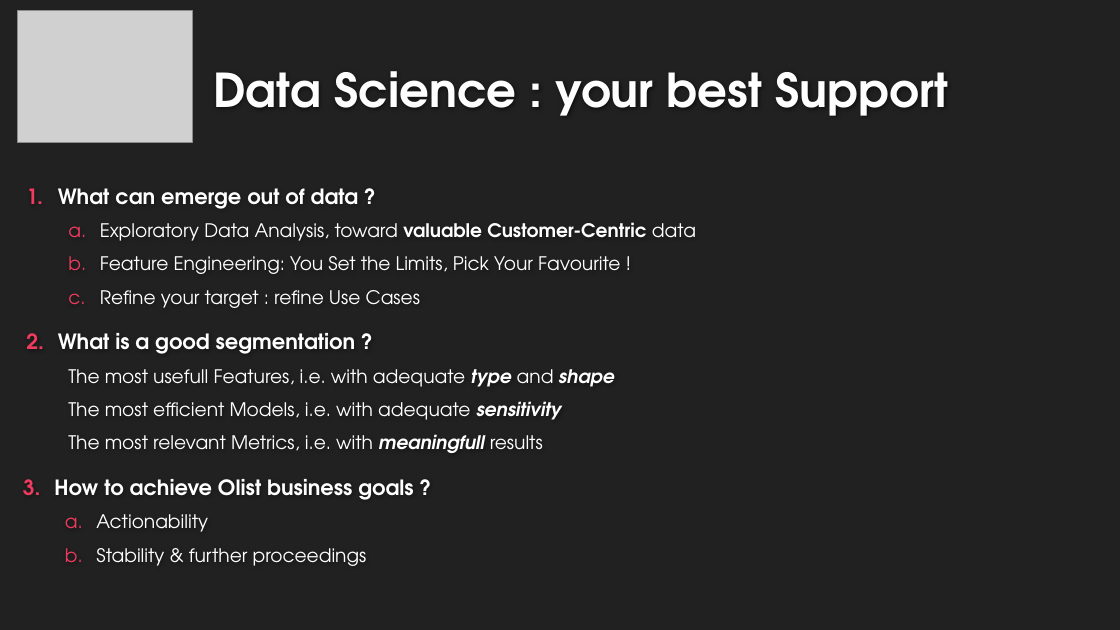
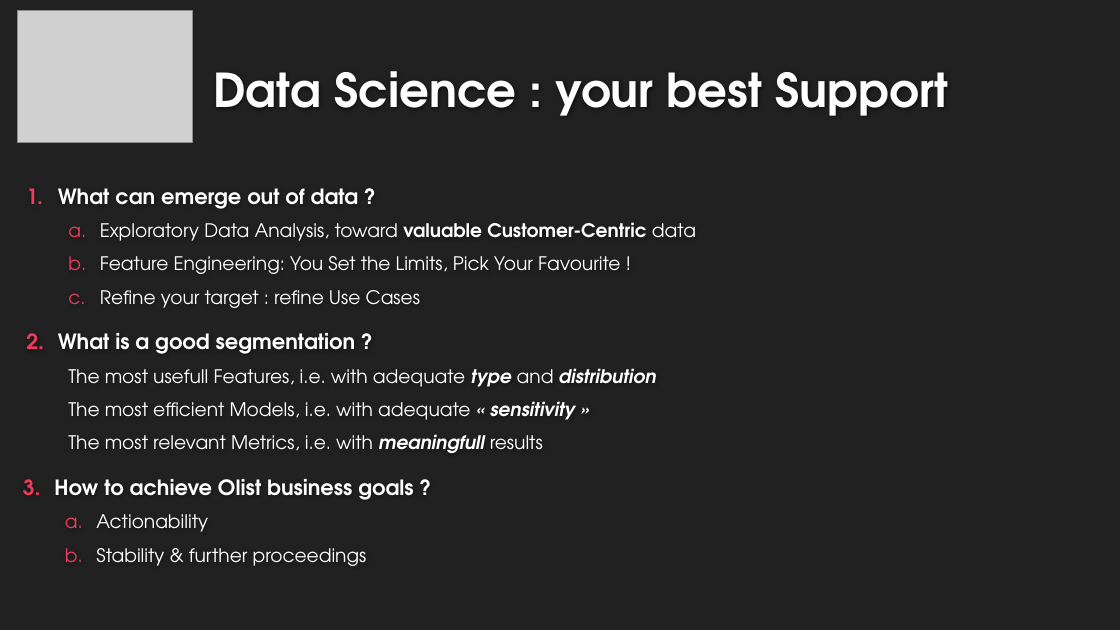
Before and after one commit to EtienneLardeur/P5_CustomerSegmentation, a slide deck: slide 2 of P5Olist_Présentation_initiale.pptx. Drawn at 1120x630 pixels with LibreOffice and Linux fonts; fonts in the diff are those of the drawing; grey boxes stand for pictures; background and template pictures are left out. Boxes give left, top, right and bottom in pixels: in the first picture for what was removed or moved away, otherwise in the second. Text is boxed around its words. In the diff, an @@ line names an element or a change of style, - is before the commit and + after.

```diff
--- a/P5Olist_Présentation_initiale.pptx
+++ b/P5Olist_Présentation_initiale.pptx
@@ text at [68,368,656,420]: text changed @@
-  The most usefull Features, i.e. with adequate type and shape
-  The most efficient Models, i.e. with adequate sensitivity
+  The most usefull Features, i.e. with adequate type and distribution
+  The most efficient Models, i.e. with adequate « sensitivity »
```
Also in this commit, not shown: 11 other slides changed, 1 slide added, 1 slide removed.
